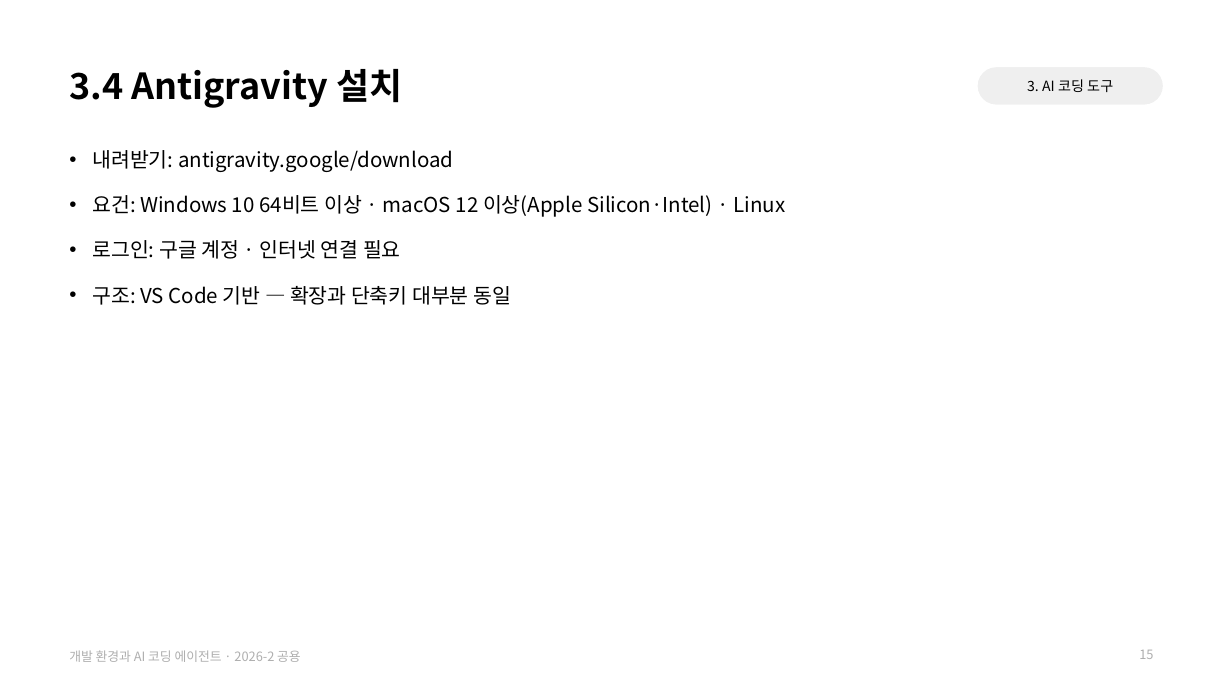
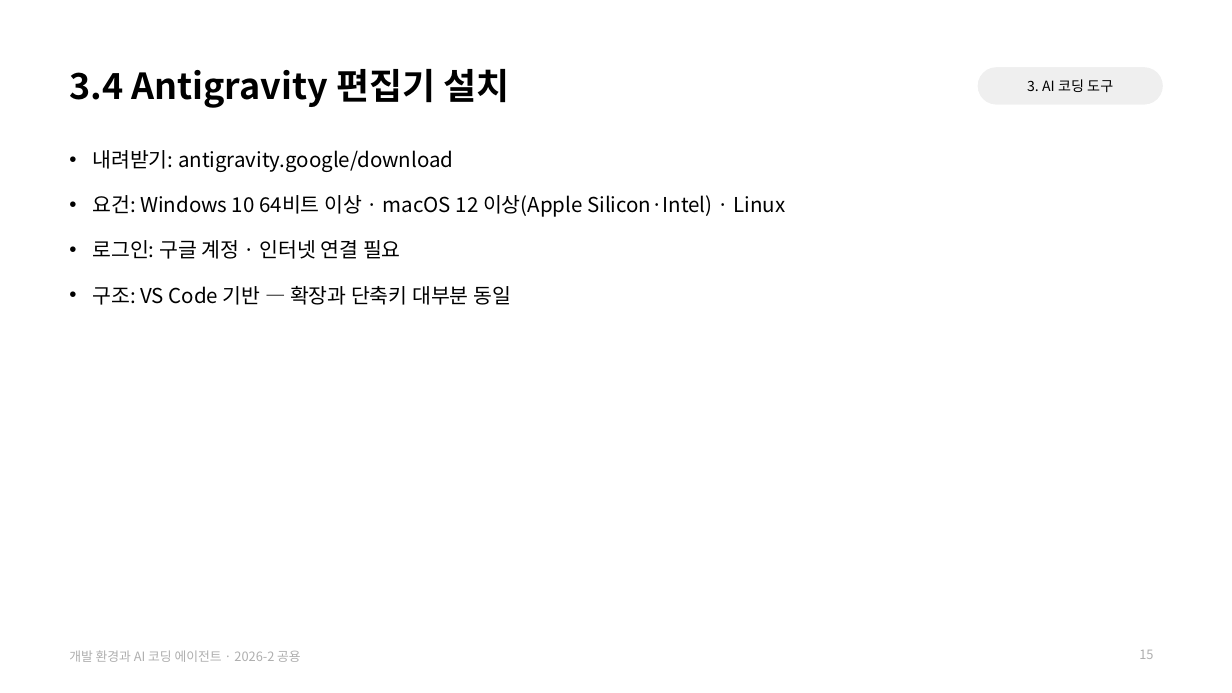
Before and after one commit to jihoyeo/ai-mobility, a slide deck: slide 15 of slides/common/dev_env.pptx. Drawn at 1232x693 pixels with LibreOffice and Linux fonts; fonts in the diff are those of the drawing. Boxes give left, top, right and bottom in pixels: in the first picture for what was removed or moved away, otherwise in the second. Text is boxed around its words. In the diff, an @@ line names an element or a change of style, - is before the commit and + after.

```diff
--- a/slides/common/dev_env.pptx
+++ b/slides/common/dev_env.pptx
@@ title at (69,69,509,108): text changed @@
-3.4 Antigravity 설치
+3.4 Antigravity 편집기 설치
```
Also in this commit, not shown: 15 other slides changed, 1 slide added, 1 slide removed, 2 other files.
